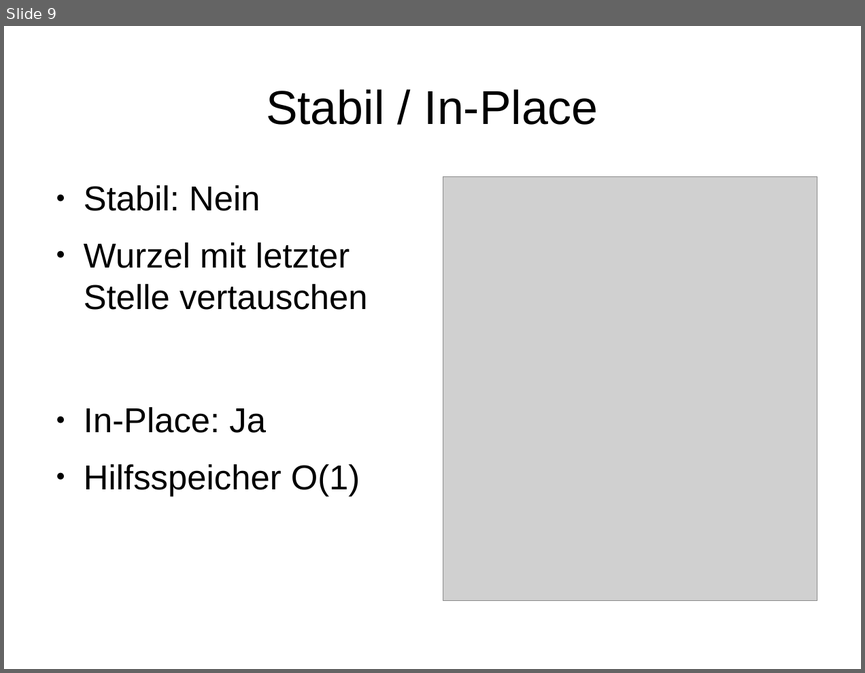
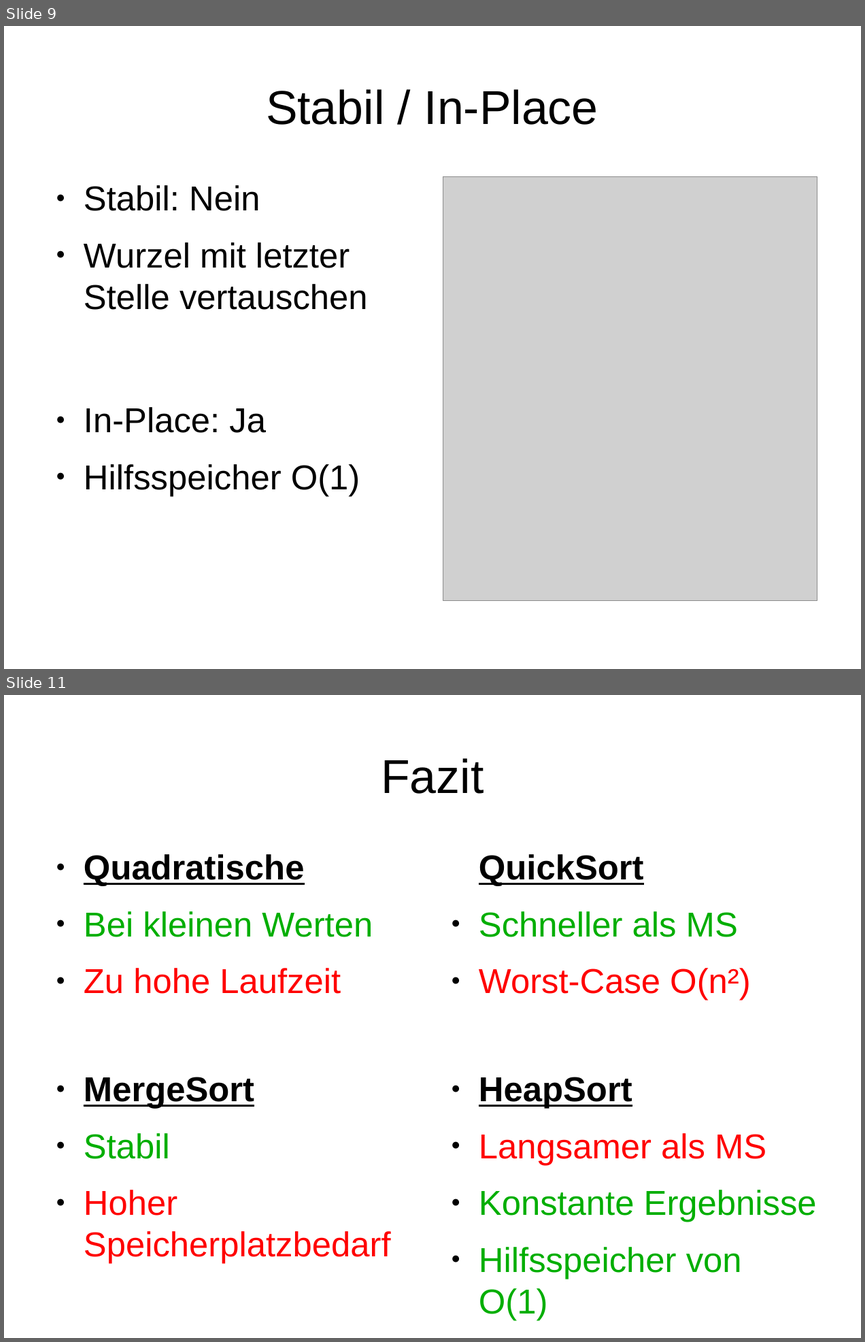
Before and after one commit to hdaTobias/WAI1, a slide deck: Unbenannt 1.odp. Shown one above the other, each under a label of ours: slide 9 before the commit, slides 9 and 11 after it; the slides between them are not shown. The pictures are 865x673 and 865x1342 pixels, drawn with LibreOffice and Linux fonts; fonts in the diff are those of the drawing; grey boxes stand for pictures. Boxes give left, top, right and bottom in pixels: in the first picture for what was removed or moved away, otherwise in the second. Text is boxed around its words. In the diff, an @@ line names an element or a change of style, - is before the commit and + after.

```diff
--- a/Unbenannt 1.odp
+++ b/Unbenannt 1.odp
@@ slide 11 added at (x1=4, y1=695, x2=861, y2=1338), background #FFFFFF @@
@@ title added at (x1=381, y1=758, x2=483, y2=794), 44 pt, text #000000 @@
+Fazit
@@ text added at (x1=84, y1=854, x2=373, y2=994), 32 pt, text #00AE00 @@
+● Quadratische
+● Bei kleinen Werten
+● Zu hohe Laufzeit
@@ text added at (x1=479, y1=911, x2=751, y2=1000), 32 pt, text #FF0000 @@
+QuickSort
+● Schneller als MS
+● Worst-Case O(n²)
@@ text added at (x1=84, y1=1076, x2=391, y2=1263), 32 pt, text #FF0000 @@
+● MergeSort
+● Stabil
+● Hoher Speicherplatzbedarf
@@ text added at (x1=479, y1=1076, x2=817, y2=1320), 32 pt, text #00AE00 @@
+● HeapSort
+● Langsamer als MS
+● Konstante Ergebnisse
+● Hilfsspeicher von O(1)
```
Also in this commit, not shown: 6 slides changed, 2 slides removed, 2 other files.
